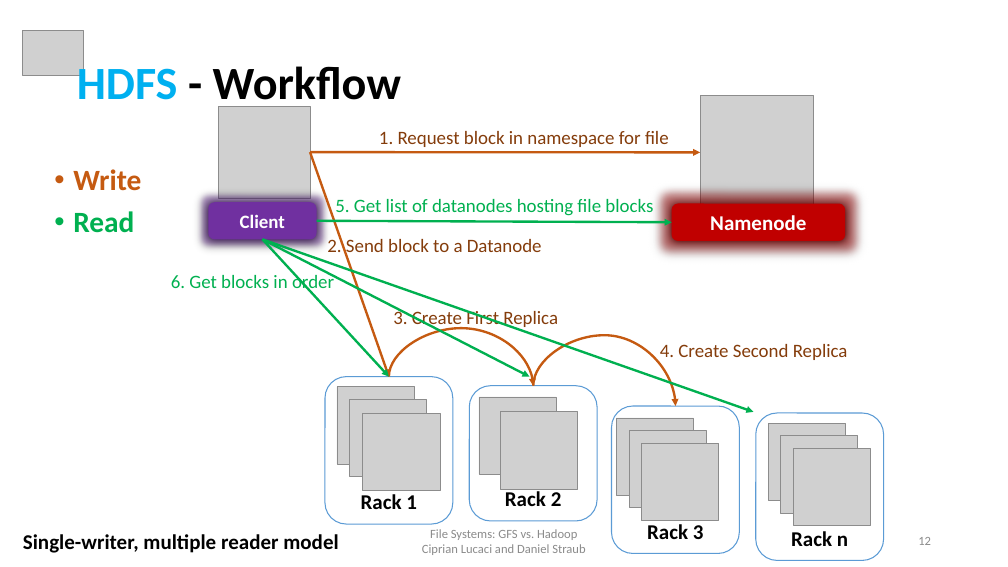
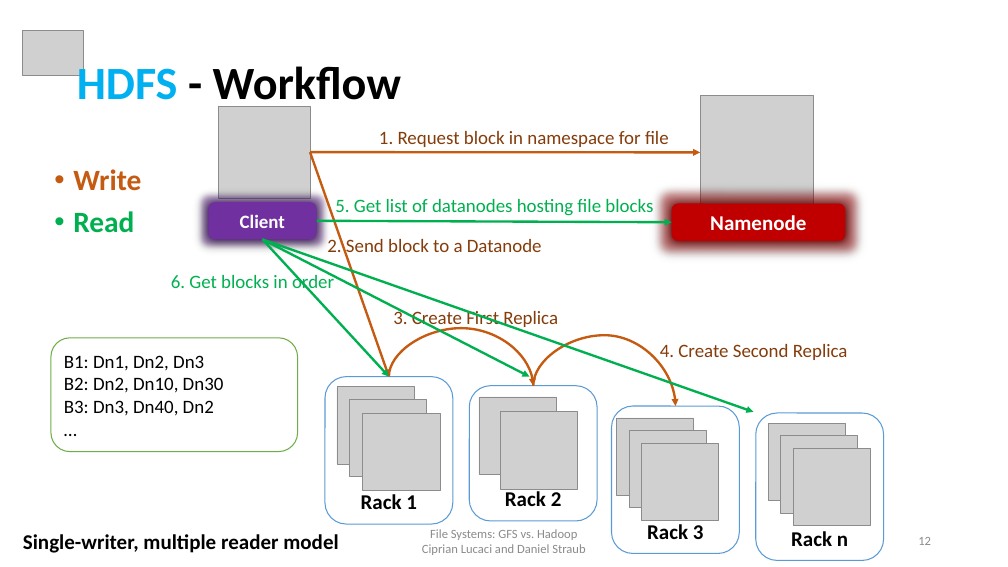
Before and after one commit to cipri7329/ss15-seminar, a slide deck: slide 12 of Presentation/DistributedFileSystems_Cipri.pptx. Drawn at 1008x567 pixels with LibreOffice and Linux fonts; fonts in the diff are those of the drawing; grey boxes stand for pictures; background and template pictures are left out. Boxes give left, top, right and bottom in pixels: in the first picture for what was removed or moved away, otherwise in the second. Text is boxed around its words. In the diff, an @@ line names an element or a change of style, - is before the commit and + after.

```diff
--- a/Presentation/DistributedFileSystems_Cipri.pptx
+++ b/Presentation/DistributedFileSystems_Cipri.pptx
@@ rounded rectangle added at (x1=51, y1=338, x2=297, y2=452), fill #FFFFFF, outline #70AD47 1 pt, 18 pt, text #000000 @@
+B1: Dn1, Dn2, Dn3
+B2: Dn2, Dn10, Dn30
+B3: Dn3, Dn40, Dn2
+…
```
Also in this commit, not shown: 5 other slides changed, 15 slides added, 3 other files.
